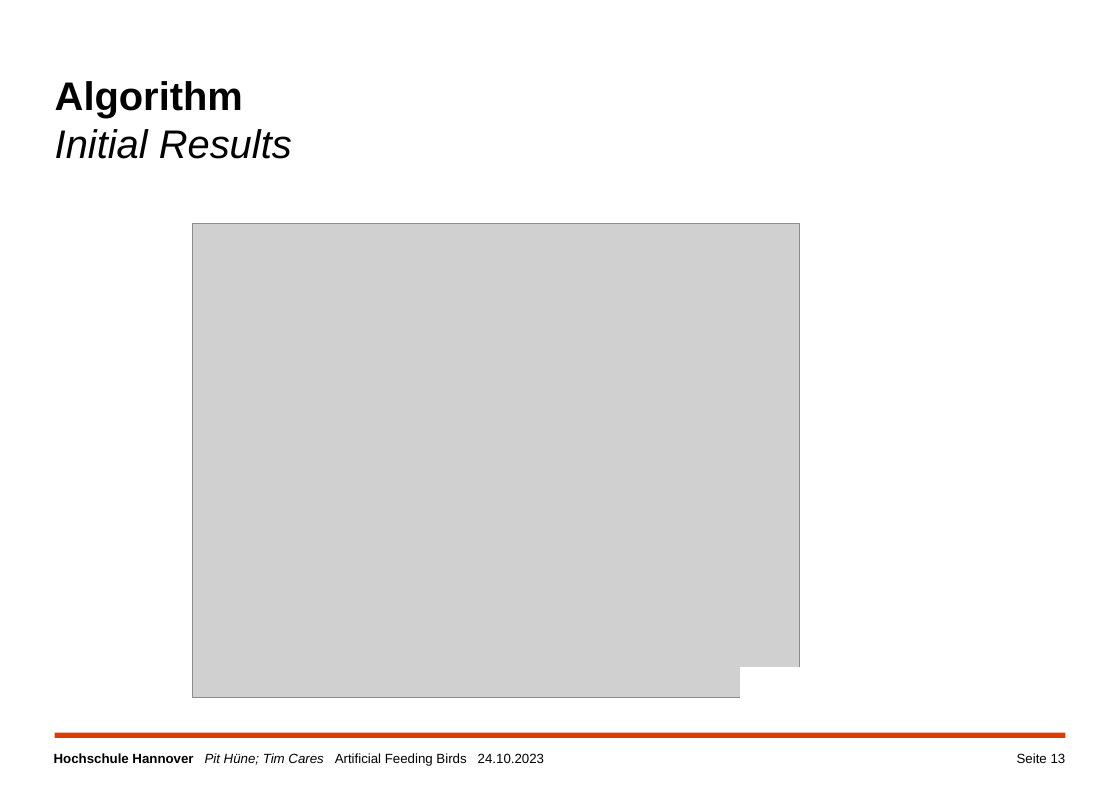
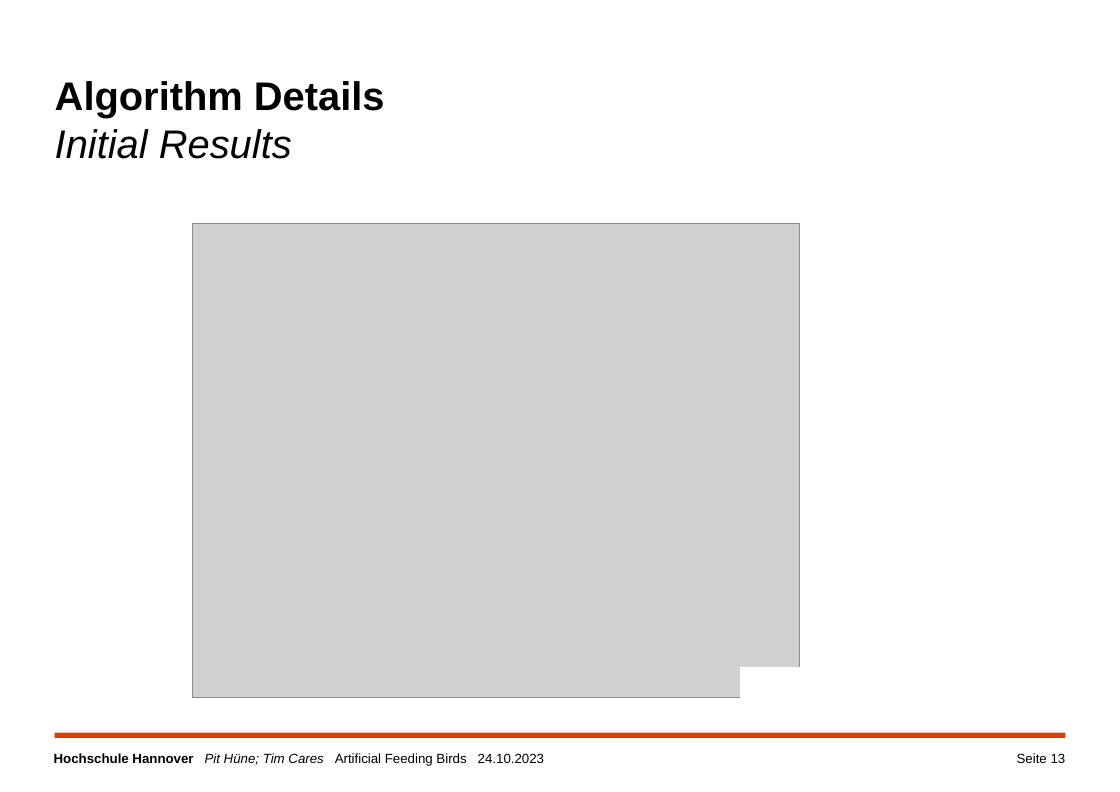
Before and after one commit to TimCares/AFB-Metaheuristic, a slide deck: slide 13 of doc/algorithm.pptx. Drawn at 1120x792 pixels with LibreOffice and Linux fonts; fonts in the diff are those of the drawing; grey boxes stand for pictures; background and template pictures are left out. Boxes give left, top, right and bottom in pixels: in the first picture for what was removed or moved away, otherwise in the second. Text is boxed around its words. In the diff, an @@ line names an element or a change of style, - is before the commit and + after.

Commit message:
Final version of presentation

```diff
--- a/doc/algorithm.pptx
+++ b/doc/algorithm.pptx
@@ title at <box>55,81,385,159</box>: text changed; bold on; italic off @@
-Algorithm
-Initial Results
+Algorithm Details
+Initial Results
```
Also in this commit, not shown: 7 other slides changed, 2 slides removed, 1 other file.
